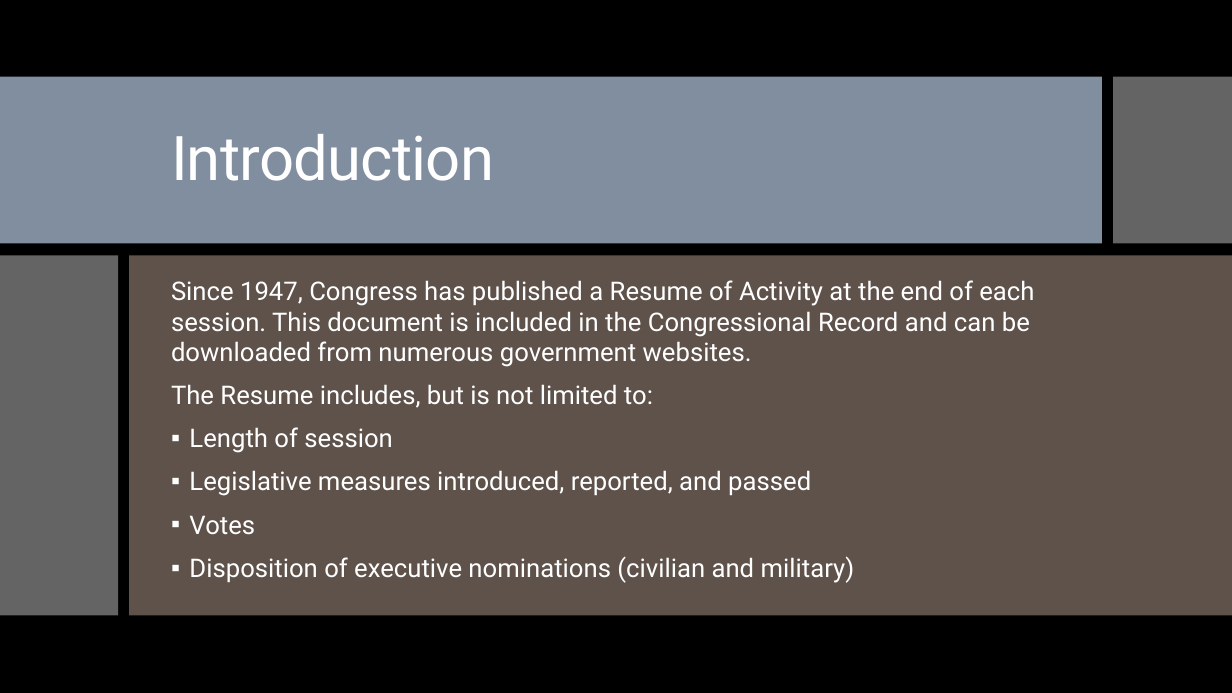
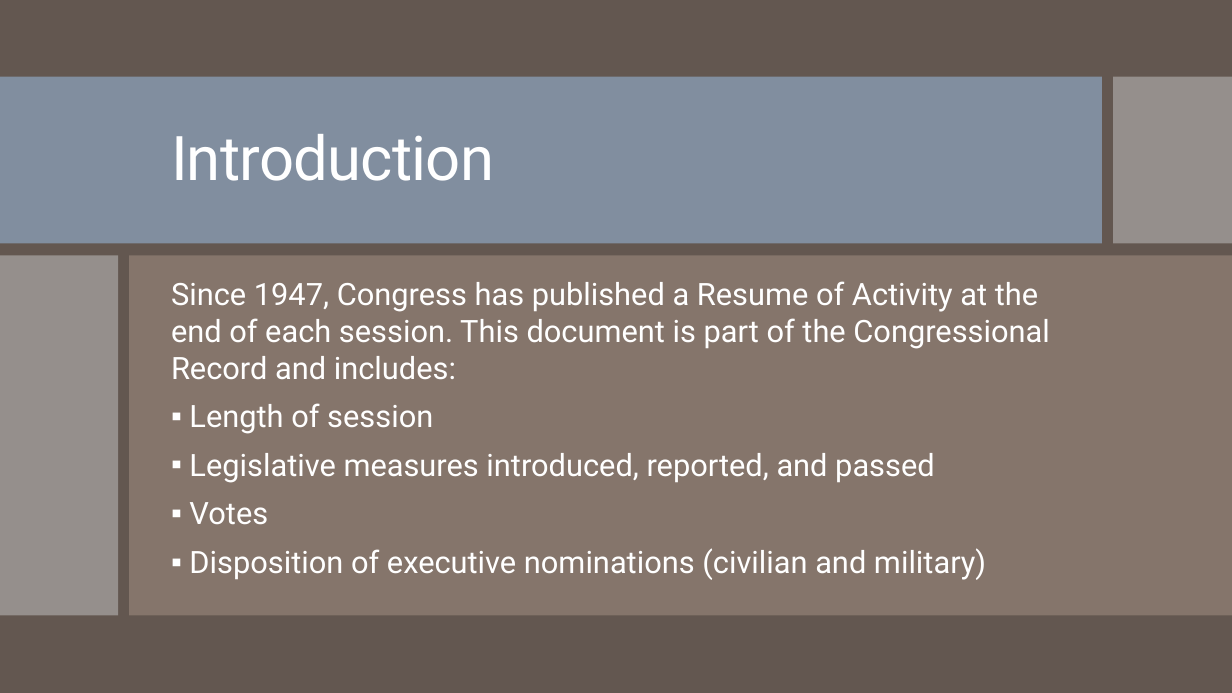
Before and after one commit to tamimcm416/congressional_data_scrape, a slide deck: slide 3 of Data Scrape and Validation Presentation.pptx. Drawn at 1232x693 pixels with LibreOffice and Linux fonts; fonts in the diff are those of the drawing. Boxes give left, top, right and bottom in pixels: in the first picture for what was removed or moved away, otherwise in the second. Text is boxed around its words. In the diff, an @@ line names an element or a change of style, - is before the commit and + after.

```diff
--- a/Data Scrape and Validation Presentation.pptx
+++ b/Data Scrape and Validation Presentation.pptx
@@ background #000000 to #645851 @@
@@ rectangle at box(0, 0, 1232, 693): fill #000000 to #645851 @@
@@ text at box(171, 281, 1049, 380): text changed; size 20 to 24 pt @@
-Since 1947, Congress has published a Resume of Activity at the end of each session. This document is included in the Congressional Record and can be downloaded from numerous government websites.
-The Resume includes, but is not limited to:
+Since 1947, Congress has published a Resume of Activity at the end of each session. This document is part of the Congressional Record and includes:
@@ text at box(189, 403, 986, 580): size 20 to 24 pt in "Length of session", "Legislative measures introduced, reported, and passed", "Votes", "Disposition of executive nominations (civilian and military)" @@
```
Also in this commit, not shown: 16 other slides changed, 6 slides added, 2 slides removed.
